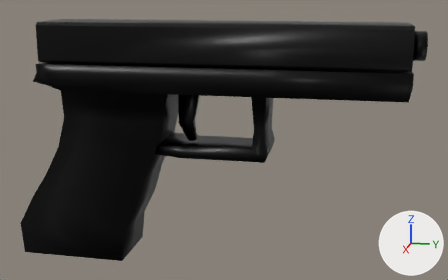
The glTF model VR-App/public/models/gunjacob.glb as it was, and as the next commit left it.
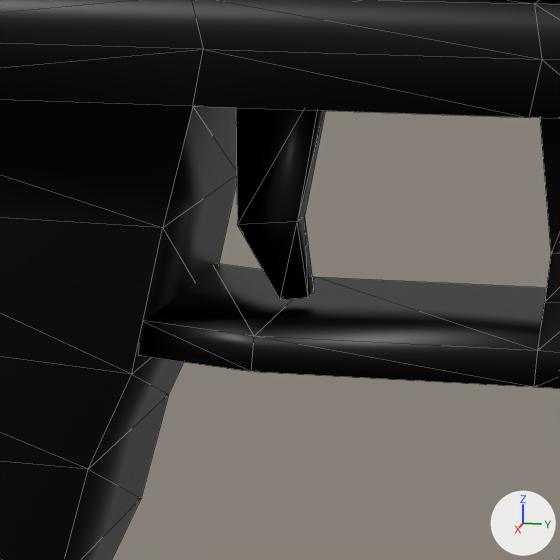
Old and new are each drawn whole from a camera (50 mm lens) standing at (7.07, 1.07, 1.84) and looking at (-0.04, -0.36, 0.06) and again close up on the part from 27% to 57% of the width and 25% to 73% of the height. The axes (+X, +Y, +Z) are drawn at lower right. The lights are the same throughout. The first two pictures are the older version. The close-ups show mesh edges as thin lines. Where no turn or scale is listed for an object, it has been applied to the vertices. Vertices at exactly the same position are counted once.

The scene before the commit, as lines of its bpy script (objects in view):
```python
me_cube_003 = bpy.data.meshes.new('Cube.003')
me_cube_003.from_pydata(...)  # 94 vertices, 184 faces; spans x -0.39..0.39, y -2.31..2.29, z -1.42..0.97
me_cube_003.materials.append(mat_metalblack)  # black #000000
me_cube_005 = bpy.data.meshes.new('Cube.005')
me_cube_005.from_pydata(...)  # 12 vertices, 20 faces; spans x -0.49..0.49, y -1.05..1.0, z -1.0..4.16
me_cube_005.materials.append(mat_metalblack)  # black #000000
ob_cube = bpy.data.objects.new('Cube', me_cube_003)
ob_cube.location = (-0.004, -0.557, 0.0)
ob_cube_002 = bpy.data.objects.new('Cube.002', me_cube_005)
ob_cube_002.location = (-0.004, -0.758, 0.579)
ob_cube_002.rotation_euler = (0.0, 0.0, -3.142)  # degrees (0, 0, -180)
ob_cube_002.scale = (-0.128, -0.128, -0.128)
```
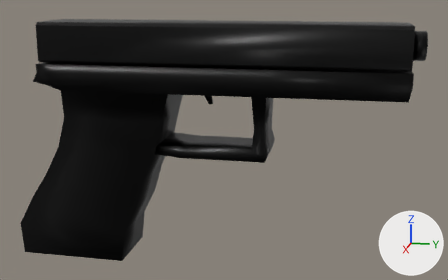
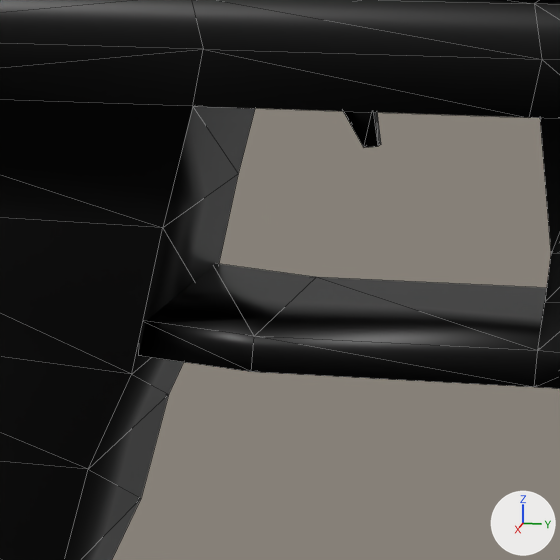
The newer file is also rescaled (x0.5), turned or shifted as a whole; pictures and numbers use the older file's frame.

Where the change shows, as pixel boxes [x1, y1, x2, y2] in the close-ups (560 x 560 px):
'Cube.002', reshaped, moved, rescaled: before [236, 108, 325, 300]; after [344, 111, 381, 148]

The change, as a list of edits to the scene's bpy script:
```text
Change me_cube_005:
    used by ob_cube_002; location = (-0.004, -0.758, 0.579); rotation_euler = (0.0, 0.0, -3.142), in degrees (0, 0, -180); scale = (-0.128, -0.128, -0.128)
    remove me_cube_005.from_pydata(...)  # 12 vertices, 20 faces; spans x -0.49..0.49, y -1.05..1.0, z -1.0..4.16
    add me_cube_005.from_pydata(...)  # 12 vertices, 20 faces; spans x -0.03..0.03, y -0.06..0.07, z -0.27..0.06
    me_cube_005 part 1
    me_cube_005.vertices[0].co: (-0.49, -1.0, -1.0) -> (0.03, 0.06, 0.06)
    me_cube_005.vertices[1].co: (-0.3, -0.1, 4.16) -> (0.02, 0.01, -0.27)
    me_cube_005.vertices[2].co: (-0.49, 1.0, -1.0) -> (0.03, -0.06, 0.06)
    me_cube_005.vertices[3].co: (-0.3, 0.56, 4.08) -> (0.02, -0.04, -0.26)  # pixel (314, 291) -> pixel (381, 144)
    me_cube_005.vertices[4].co: (0.49, -1.0, -1.0) -> (-0.03, 0.06, 0.06)
    me_cube_005.vertices[5].co: (0.3, -0.1, 4.16) -> (-0.02, 0.01, -0.27)  # pixel (280, 299) -> pixel (363, 147)
    me_cube_005.vertices[6].co: (0.49, 1.0, -1.0) -> (-0.03, -0.06, 0.06)
    me_cube_005.vertices[7].co: (0.3, 0.56, 4.08) -> (-0.02, -0.04, -0.26)  # pixel (308, 297) -> pixel (378, 146)
    me_cube_005.vertices[8].co: (-0.36, -1.05, 2.46) -> (0.02, 0.07, -0.16)
    me_cube_005.vertices[9].co: (-0.36, 0.33, 2.33) -> (0.02, -0.02, -0.15)  # pixel (304, 215) -> not seen
    me_cube_005.vertices[10].co: (0.36, 0.33, 2.33) -> (-0.02, -0.02, -0.15)  # pixel (297, 221) -> not seen
    me_cube_005.vertices[11].co: (0.36, -1.05, 2.46) -> (-0.02, 0.07, -0.16)  # pixel (237, 224) -> not seen
Change ob_cube_002:
    ob_cube_002.location: (-0.004, -0.758, 0.579) -> (-0.003, -0.518, 0.764)
    ob_cube_002.scale: (-0.128, -0.128, -0.128) -> (1.0, 1.0, 1.0)
```
